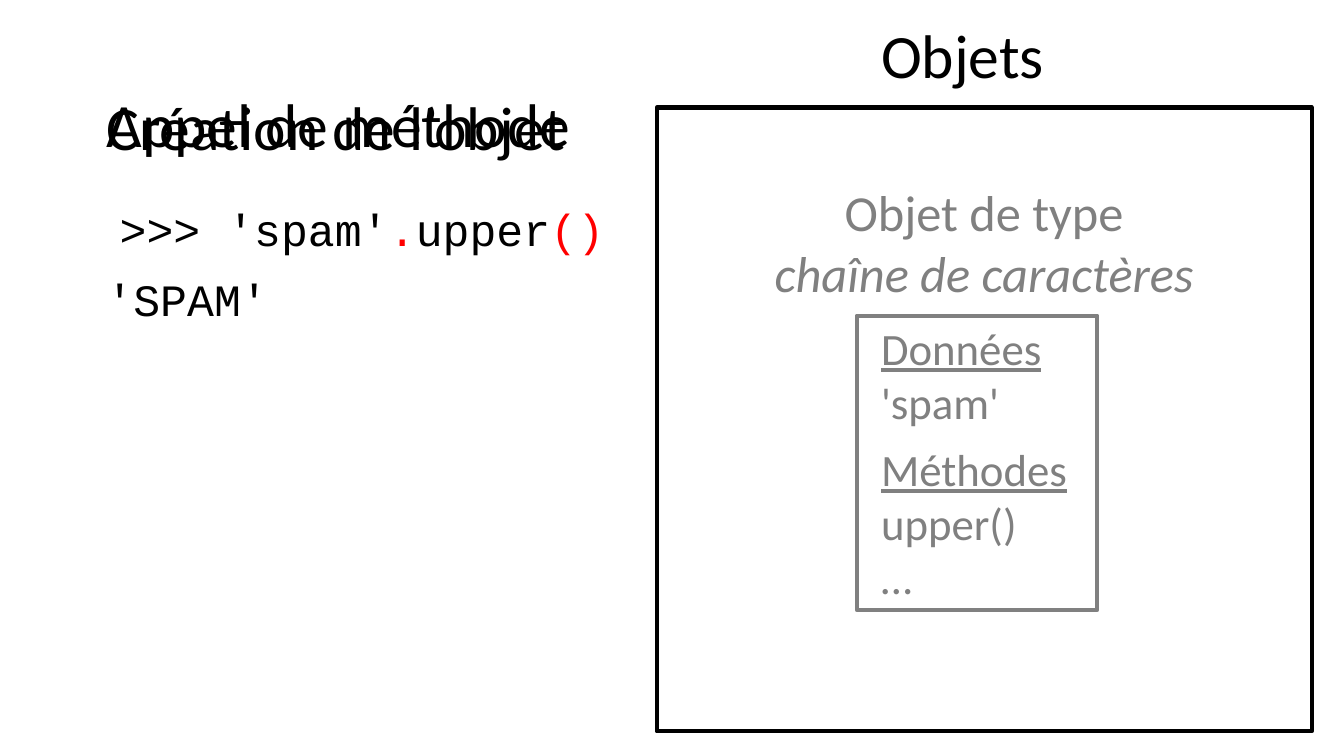
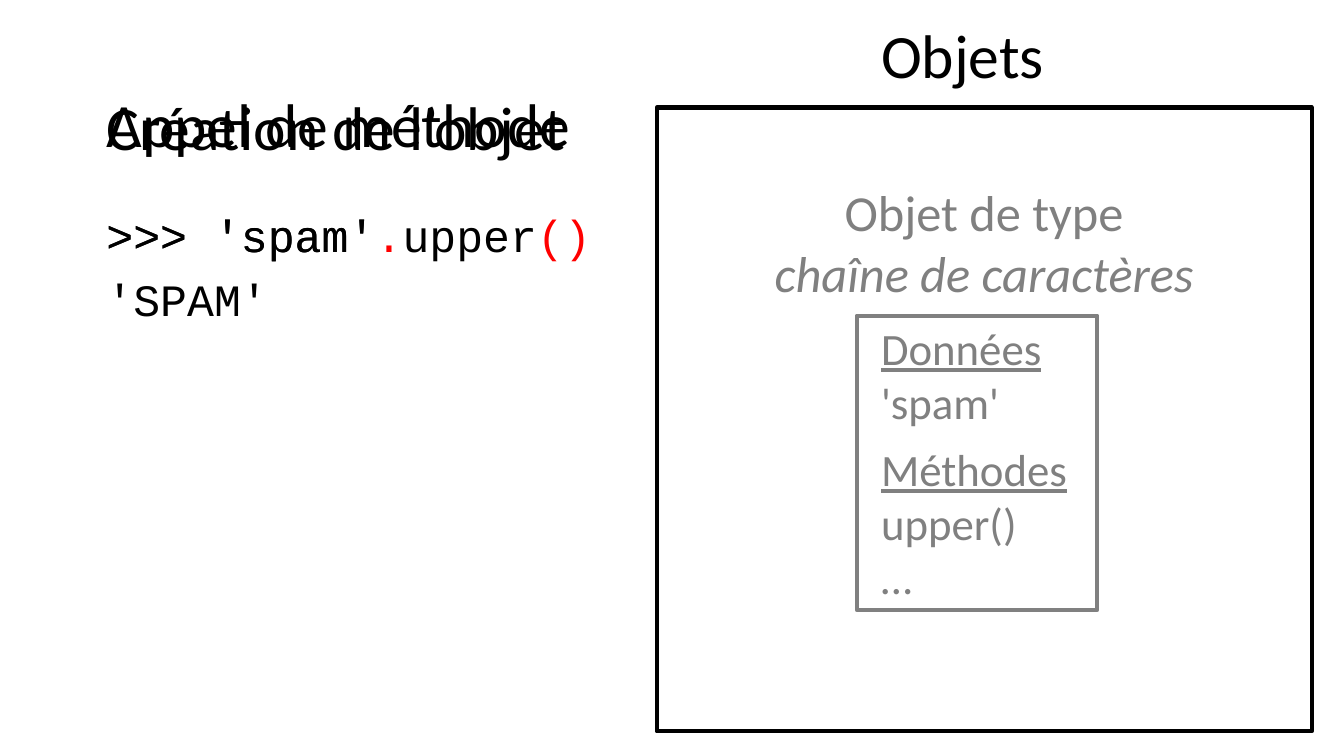
Before and after one commit to flotpython/course, a slide deck: slide 3 of w1/w1-s5-av-slide1.pptx. Drawn at 1344x756 pixels with LibreOffice and Linux fonts; fonts in the diff are those of the drawing. Boxes give left, top, right and bottom in pixels: in the first picture for what was removed or moved away, otherwise in the second. Text is boxed around its words. In the diff, an @@ line names an element or a change of style, - is before the commit and + after.

Commit message:
fixed a slide

```diff
--- a/w1/w1-s5-av-slide1.pptx
+++ b/w1/w1-s5-av-slide1.pptx
@@ text ">>> 'spam'.upper()" rewrapped from box(106, 285, 267, 317) to box(214, 220, 591, 262) @@
@@ text ">>> 'spam'" rewrapped from box(227, 214, 388, 256) to box(106, 285, 267, 317) @@
```
